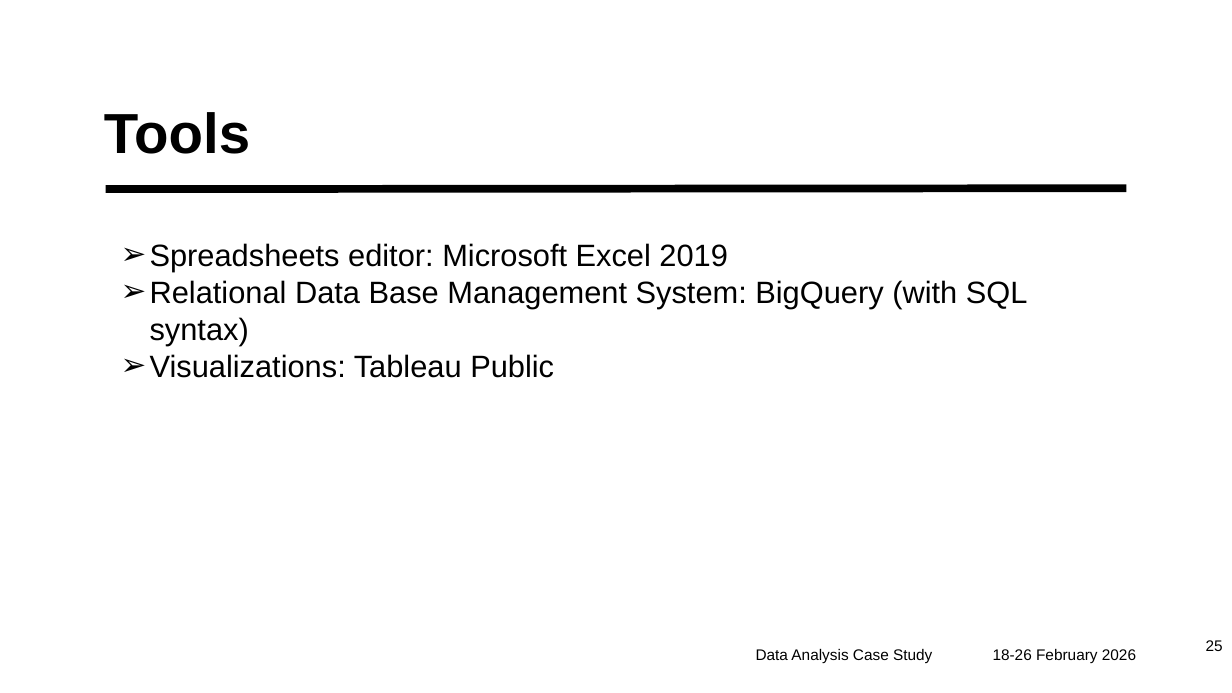
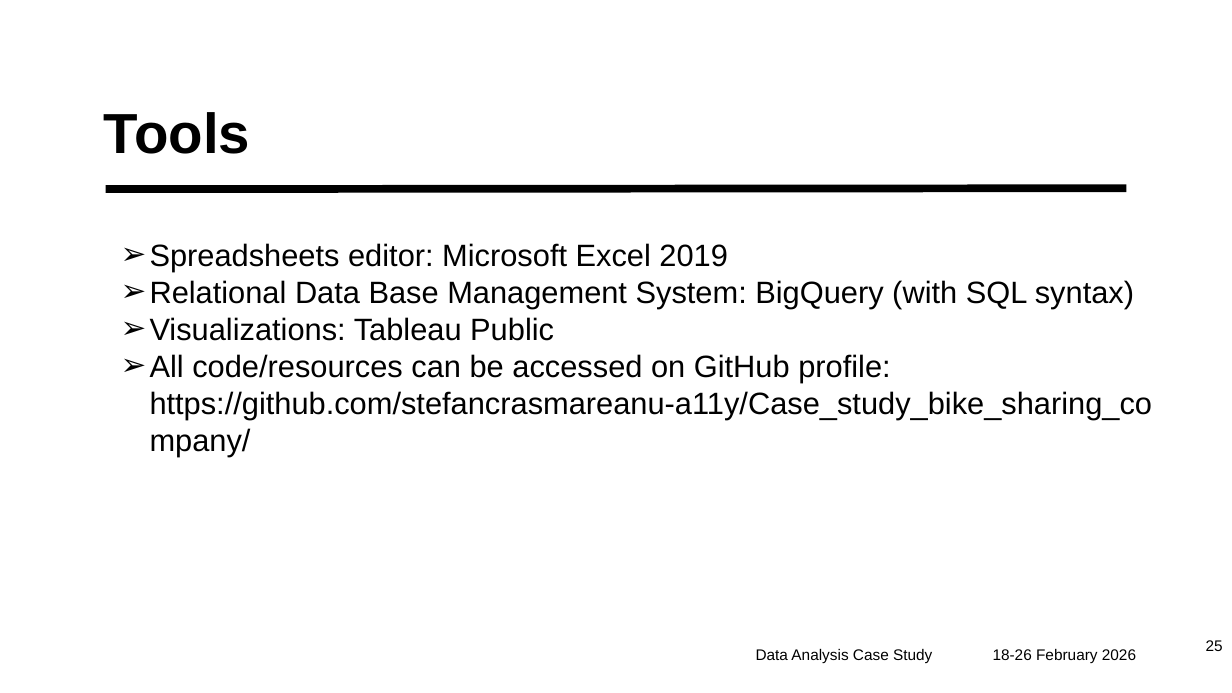
Before and after one commit to stefancrasmareanu-a11y/Case_study_bike_sharing_company, a slide deck: slide 25 of CaseStudy_Data_analysis_for_bike_sharing_company.pptx. Drawn at 1232x693 pixels with LibreOffice and Linux fonts; fonts in the diff are those of the drawing. Boxes give left, top, right and bottom in pixels: in the first picture for what was removed or moved away, otherwise in the second. Text is boxed around its words. In the diff, an @@ line names an element or a change of style, - is before the commit and + after.

Commit message:
Updated report

```diff
--- a/CaseStudy_Data_analysis_for_bike_sharing_company.pptx
+++ b/CaseStudy_Data_analysis_for_bike_sharing_company.pptx
@@ text at <box>150,354,1153,419</box>: paragraph added @@
+➢ All code/resources can be accessed on GitHub profile: https://github.com/stefancrasmareanu-a11y/Case_study_bike_sharing_company/
```
